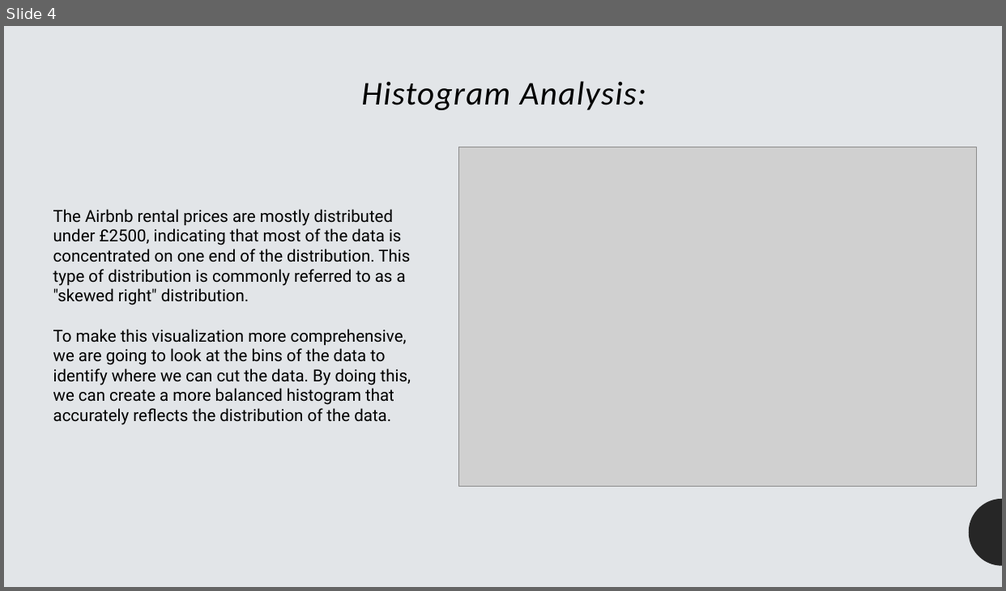
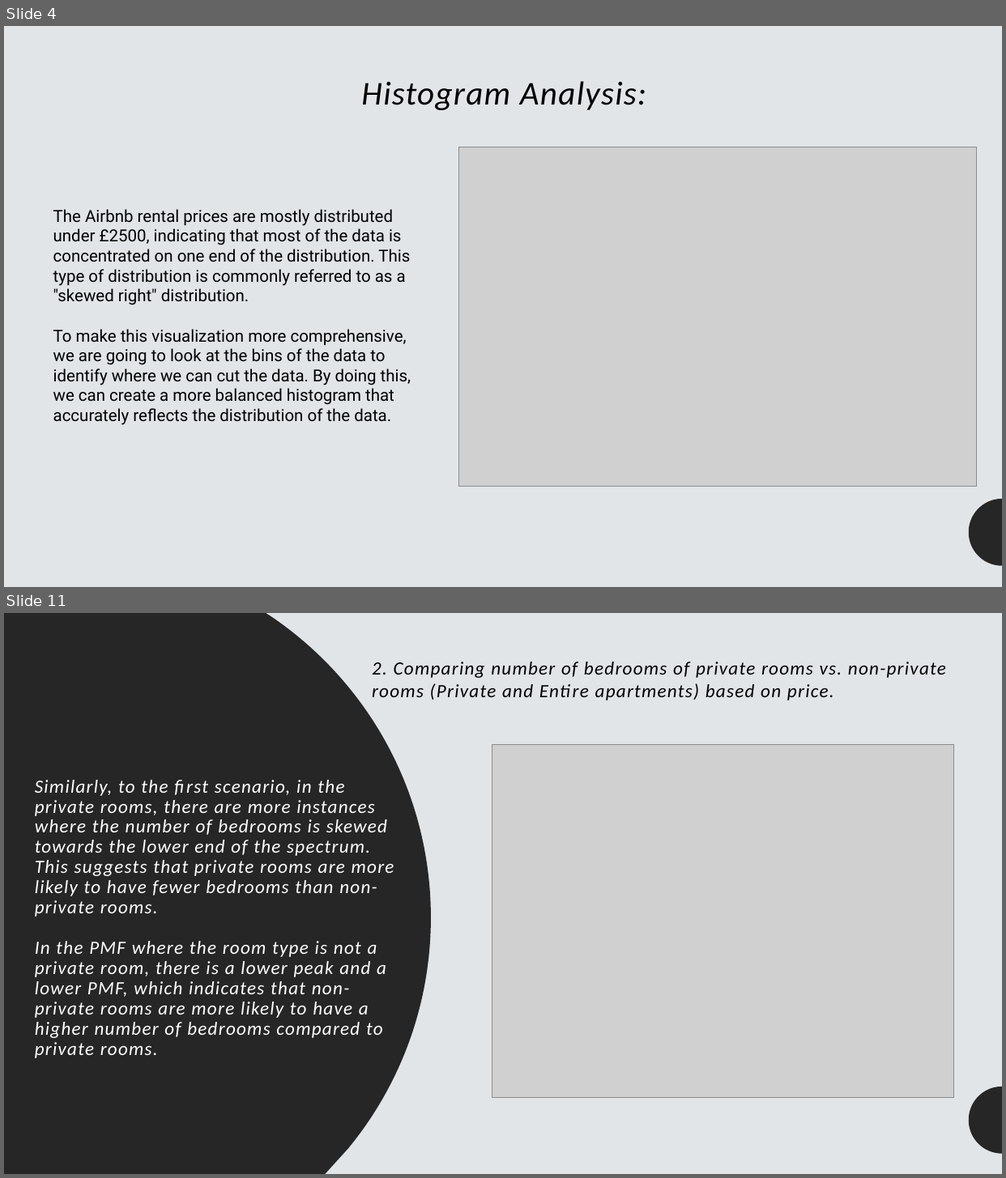
Before and after one commit to akhatamibellevue/DSC530_final_project, a slide deck: Airbnb prices analysis powerpoint.pptx. Shown one above the other, each under a label of ours: slide 4 before the commit, slides 4 and 11 after it; the slides between them are not shown. The pictures are 1006x591 and 1006x1178 pixels, drawn with LibreOffice and Linux fonts; fonts in the diff are those of the drawing; grey boxes stand for pictures. Boxes give left, top, right and bottom in pixels: in the first picture for what was removed or moved away, otherwise in the second. Text is boxed around its words. In the diff, an @@ line names an element or a change of style, - is before the commit and + after.

```diff
--- a/Airbnb prices analysis powerpoint.pptx
+++ b/Airbnb prices analysis powerpoint.pptx
@@ slide 11 added at [4, 613, 1002, 1174], background #E2E5E8; not listed: 1 template element that a slide beside it also shows @@
@@ rectangle added at [4, 613, 1002, 1174], fill #E2E5E8 @@
@@ freeform shape added at [4, 613, 431, 1174], fill #262626 @@
@@ text added at [372, 662, 946, 700], 18 pt, text #000000, italic @@
+2. Comparing number of bedrooms of private rooms vs. non-private rooms (Private and Entire apartments) based on price.
@@ line added from (66, 717) to (66, 1174), #3D2229 1.5 pt @@
@@ picture added at [492, 745, 954, 1098] @@
@@ title added at [35, 780, 394, 1059], 18 pt, text #FFFFFF, italic @@
+Similarly, to the first scenario, in the private rooms, there are more instances where the number of bedrooms is skewed towards the lower end of the spectrum. This suggests that private rooms are more likely to have fewer bedrooms than non-private rooms.
+In the PMF where the room type is not a private room, there is a lower peak and a lower PMF, which indicates that non-private rooms are more likely to have a higher number of bedrooms compared to private rooms.
@@ freeform shape added at [969, 1086, 1002, 1153], fill #262626 @@
@@ freeform shape added at [969, 1087, 1002, 1154], fill #262626 @@
```
Also in this commit, not shown: 3 slides changed, 12 other slides added, 1 other file.
